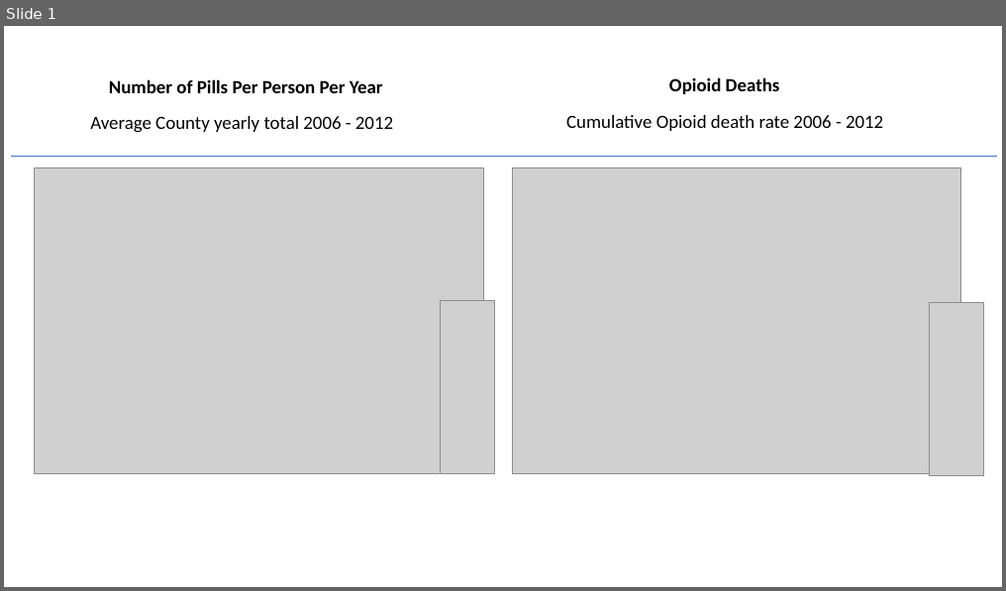
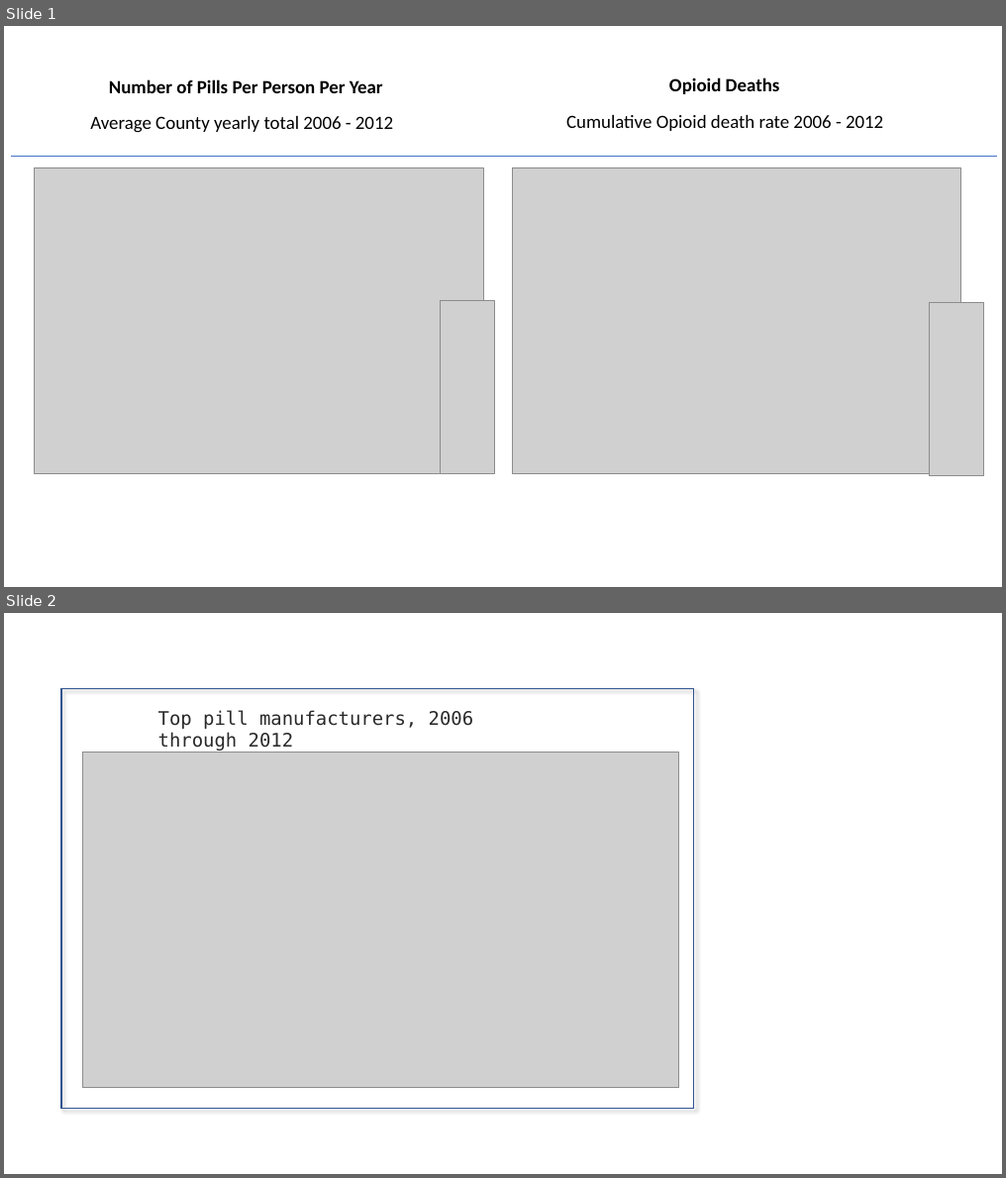
Before and after one commit to harrisjb/cse6242-d3, a slide deck: docs/Pills-vs-Deaths.pptx. Shown one above the other, each under a label of ours: slide 1 before the commit, slides 1 and 2 after it. The pictures are 1006x591 and 1006x1178 pixels, drawn with LibreOffice and Linux fonts; fonts in the diff are those of the drawing; grey boxes stand for pictures. Boxes give left, top, right and bottom in pixels: in the first picture for what was removed or moved away, otherwise in the second. Text is boxed around its words. In the diff, an @@ line names an element or a change of style, - is before the commit and + after.

```diff
--- a/docs/Pills-vs-Deaths.pptx
+++ b/docs/Pills-vs-Deaths.pptx
@@ slide 2 added at (4,613,1002,1174), background #FFFFFF @@
@@ rectangle added at (61,689,693,1109), outline #325491 1 pt @@
@@ text added at (158,710,474,751), 18 pt, text #2A2A2A @@
+Top pill manufacturers, 2006 through 2012
@@ picture added at (82,753,678,1088) @@
```
Also in this commit, not shown: 1 other slide added, 9 other files.
